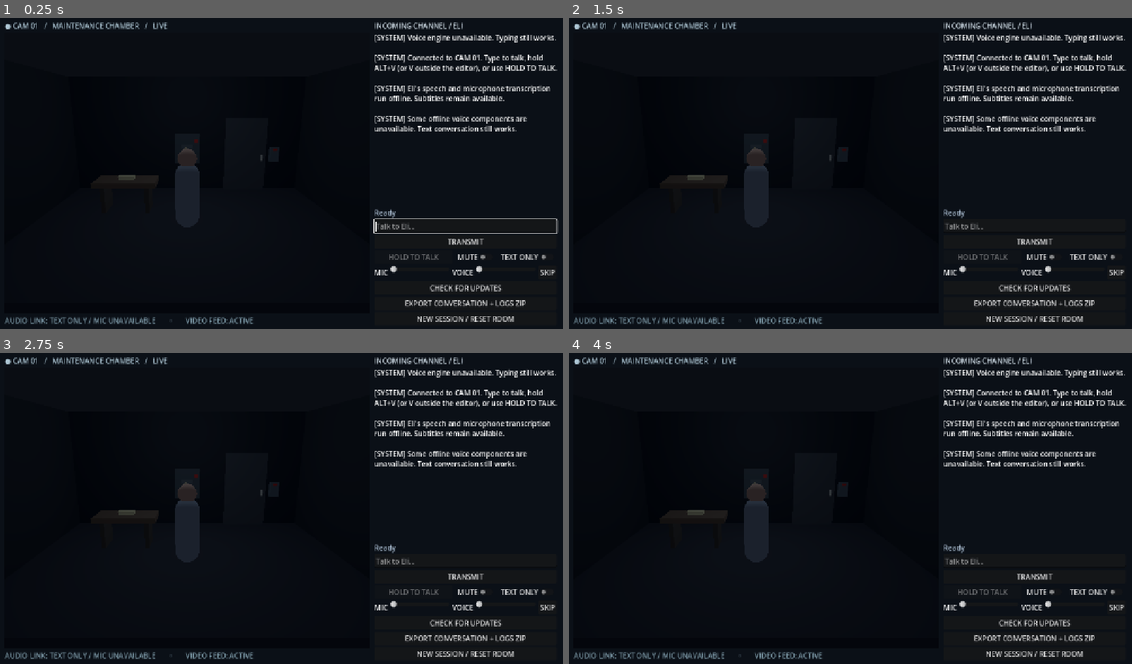
Above: before the commit, frames 1-4 (two rows, left to right).
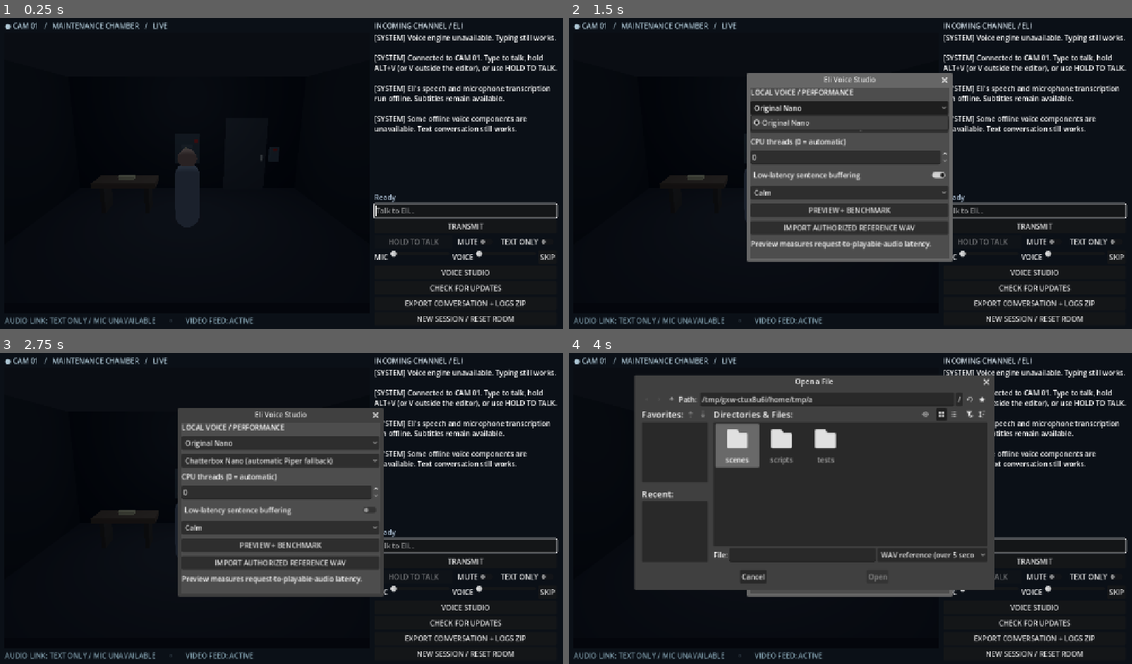
Above: after the commit, the same moments.

Repository: maloysius-wq/the-last-connection
Game: Godot game, scene res://scenes/Main.tscn
The game is run twice, just before and just after one commit, with the same random seed, the same clock (stepped at 60 frames per second) and the same inputs.
Inputs (mouse positions are in pixels of both pictures, inside the frame that each line leads up to):
- Up to frame 1 (0.25 s): no input
- Up to frame 2 (1.5 s): click (1036, 273) at 0.5 s, where only the run after the commit has a clickable "VOICE STUDIO"; click (850, 108) at 1.25 s, where only the run after the commit has a clickable "Original Nano"
- Up to frame 3 (2.75 s): click (281, 511) at 2 s, where only the run after the commit has a clickable "Low-latency sentence buffering"
- Up to frame 4 (4 s): click (850, 545) at 2.75 s, where only the run after the commit has a clickable "PREVIEW + BENCHMARK"; click (850, 564) at 3.5 s, where only the run after the commit has a clickable "IMPORT AUTHORIZED REFERENCE W…"

The runs differ from the first frame. In frame 1, 1.8% of the frame differs, in the area x 66-100%, y 56-83%; in frame 2, 23%; in frame 3, 23%; in frame 4, 44%, in the area x 11-100%, y 7-83%.

Commit message:
Reduce first-audio latency and add local voice studio, profiles and timing

Diff:
--- a/godot/scripts/main.gd
+++ b/godot/scripts/main.gd
@@ -95,6 +95,24 @@
 var transcribing := false
 var voice_speaking_queue: Array[Dictionary] = []
 var tts_pending := false
+var voice_buffer: Array[AudioStreamWAV] = []
+var voice_epoch := 0
+var voice_request_epoch := 0
+var voice_request_started := 0
+var voice_profile := "default"
+var voice_threads := 0
+var voice_engine := "auto"
+var voice_fast := true
+var voice_studio: Window
+var voice_profiles: OptionButton
+var voice_thread_control: SpinBox
+var voice_engine_control: OptionButton
+var voice_fast_control: CheckButton
+var voice_emotion_control: OptionButton
+var voice_benchmark_label: Label
+var voice_import_dialog: FileDialog
+var voice_status_data: Dictionary = {}
+var voice_benchmark := false
 var voice_muted := false
 var text_only := false
 var microphone_sensitivity := 0.35
@@ -262,6 +280,12 @@
     voice_skip_button.focus_mode = Control.FOCUS_NONE
     voice_skip_button.pressed.connect(_skip_eli_voice)
     setting_row.add_child(voice_skip_button)
+    var studio_button := Button.new()
+    studio_button.text = "VOICE STUDIO"
+    studio_button.focus_mode = Control.FOCUS_NONE
+    studio_button.pressed.connect(_open_voice_studio)
+    right.add_child(studio_button)
+    _build_voice_studio()
     update_button = Button.new()
     update_button.text = "CHECK FOR UPDATES"
     update_button.focus_mode = Control.FOCUS_NONE
@@ -744,6 +768,10 @@
         text_only = bool(cfg.get_value("voice", "text_only", false))
         microphone_sensitivity = clampf(float(cfg.get_value("voice", "sensitivity", 0.35)), 0.0, 1.0)
         voice_volume = clampf(float(cfg.get_value("voice", "volume", 0.80)), 0.0, 1.0)
+        voice_profile = str(cfg.get_value("voice", "profile", "default"))
+        voice_threads = clampi(int(cfg.get_value("voice", "threads", 0)), 0, 32)
+        voice_engine = str(cfg.get_value("voice", "engine", "auto"))
+        voice_fast = bool(cfg.get_value("voice", "fast", true))
         voice_mute_button.set_pressed_no_signal(voice_muted)
         voice_text_only_button.set_pressed_no_signal(text_only)
         sensitivity_slider.set_value_no_signal(microphone_sensitivity)
@@ -765,6 +793,10 @@
     cfg.set_value("voice", "text_only", text_only)
     cfg.set_value("voice", "sensitivity", microphone_sensitivity)
     cfg.set_value("voice", "volume", voice_volume)
+    cfg.set_value("voice", "profile", voice_profile)
+    cfg.set_value("voice", "threads", voice_threads)
+    cfg.set_value("voice", "engine", voice_engine)
+    cfg.set_value("voice", "fast", voice_fast)
     var error := cfg.save(_save_path())
     if error != OK:
         push_warning("Couldn't write save game: " + str(error))
@@ -816,6 +848,8 @@
             stt_ready = bool(data.get("stt_ready", false))
             tts_ready = bool(data.get("tts_ready", false))
             voice_name = str(data.get("voice", "local voice"))
+            voice_status_data = data
+            _refresh_voice_profiles()
     microphone_button.disabled = not stt_ready or text_only
     if not text_only:
         audio_link_status.text = ("AUDIO LINK: PUSH TO TALK (V)" if stt_ready
@@ -921,64 +955,234 @@
         "AUDIO LINK: MIC UNAVAILABLE") + "       ◦       VIDEO FEED: ACTIVE"
     call_deferred("_restore_input_focus")
 
+# Fast mode sends a short opening clause/sentence, then bounded natural
+# chunks. Preserve words and punctuation; never synthesize invented filler.
+func _voice_chunks(speech: String, fast: bool) -> Array[String]:
+    var parts: Array[String] = []
+    var current := ""
+    for word in speech.split(" ", false):
+        if word.length() > 420:
+            if not current.is_empty():
+                parts.append(current)
+                current = ""
+            for offset in range(0, word.length(), 420):
+                parts.append(word.substr(offset, 420))
+            continue
+        var limit := (72 if parts.is_empty() else 150) if fast else 420
+        if not current.is_empty() and current.length() + word.length() + 1 > limit:
+            parts.append(current)
+            current = ""
+        current += ("" if current.is_empty() else " ") + word
+        if fast and (word.ends_with(".") or word.ends_with("!") or word.ends_with("?") or
+                (parts.is_empty() and current.length() >= 35 and
+                (word.ends_with(",") or word.ends_with(";")))):
+            parts.append(current)
+            current = ""
+    if not current.is_empty():
+        parts.append(current)
+    return parts
+
 func _queue_eli_speech(speech: String, emotion: String = "calm") -> void:
     if text_only or voice_muted or not tts_ready or not is_instance_valid(voice_tts_http):
         return
-    # Preserve the complete subtitle. Long lines are spoken in sequential
-    # chunks; speech is never truncated mid-sentence by a character limit.
-    var chunks := speech.split(" ", false)
-    var current := ""
-    for word in chunks:
-        if word.length() > 1100:
-            continue
-        if not current.is_empty() and current.length() + word.length() + 1 > 420:
-            voice_speaking_queue.append({"text": current, "emotion": emotion})
-            current = ""
-        current += ("" if current.is_empty() else " ") + word
-    if not current.is_empty():
-        voice_speaking_queue.append({"text": current, "emotion": emotion})
+    for part in _voice_chunks(speech, voice_fast and voice_engine != "piper"):
+        voice_speaking_queue.append({"text": part, "emotion": emotion,
+            "profile": voice_profile, "threads": voice_threads, "engine": voice_engine})
     _play_next_eli_chunk()
 
 func _play_next_eli_chunk() -> void:
-    if text_only or voice_muted or tts_pending or eli_voice_player.playing:
-        return
-    if voice_speaking_queue.is_empty():
+    if text_only or voice_muted or not is_instance_valid(eli_voice_player):
+        return
+    if not eli_voice_player.playing and not voice_buffer.is_empty():
+        eli_voice_player.stream = voice_buffer.pop_front()
+        _set_voice_volume()
+        eli_voice_player.play()
+    # At most one ready WAV ahead. Generate it while the current WAV plays.
+    if tts_pending or not voice_buffer.is_empty() or voice_speaking_queue.is_empty():
         return
     var segment: Dictionary = voice_speaking_queue.pop_front()
     tts_pending = true
+    voice_request_epoch = voice_epoch
+    voice_request_started = Time.get_ticks_msec()
     var result := voice_tts_http.request(BRIDGE_URL + "/api/voice/speak",
         PackedStringArray(["Content-Type: application/json"]),
         HTTPClient.METHOD_POST, JSON.stringify(segment))
     if result != OK:
         tts_pending = false
+        voice_speaking_queue.clear()
         _message("SYSTEM", "Eli's local speech engine is unavailable. Subtitles still work.")
 
 func _on_eli_wav(result: int, response_code: int, _headers: PackedStringArray,
         body: PackedByteArray) -> void:
     tts_pending = false
-    if text_only or voice_muted:
+    # Skipping cannot cancel Python computation already underway. Drain that
+    # response before sending the next request; never play stale audio.
+    if voice_request_epoch != voice_epoch or text_only or voice_muted:
+        _play_next_eli_chunk()
         return
     if result != HTTPRequest.RESULT_SUCCESS or response_code != 200:
-        tts_ready = false
         voice_speaking_queue.clear()
         _message("SYSTEM", "Eli's voice couldn't be generated. His subtitles still work.")
+        voice_benchmark_label.text = "Synthesis failed. See local voice log."
+        voice_benchmark = false
         return
     var stream: AudioStreamWAV = AudioStreamWAV.load_from_buffer(body)
     if stream == null:
         _message("SYSTEM", "Eli's voice returned invalid audio. Subtitles still work.")
         _play_next_eli_chunk()
         return
-    eli_voice_player.stream = stream
-    _set_voice_volume()
-    eli_voice_player.play()
+    var elapsed := float(Time.get_ticks_msec() - voice_request_started) / 1000.0
+    var metrics := "First playable segment: %.2fs | %.2fs audio" % [elapsed, stream.get_length()]
+    print("[Voice] " + metrics)
+    voice_benchmark_label.text = metrics
+    if voice_benchmark:
+        voice_benchmark = false
+    voice_buffer.append(stream)
+    _play_next_eli_chunk()
 
 func _skip_eli_voice() -> void:
+    voice_epoch += 1
+    voice_benchmark = false
     voice_speaking_queue.clear()
+    voice_buffer.clear()
     if is_instance_valid(eli_voice_player):
         eli_voice_player.stop()
-    if is_instance_valid(voice_tts_http) and tts_pending:
-        voice_tts_http.cancel_request()
-        tts_pending = false
+
+func _build_voice_studio() -> void:
+    voice_studio = Window.new()
+    voice_studio.title = "Eli Voice Studio"
+    voice_studio.size = Vector2i(450, 390)
+    voice_studio.visible = false
+    voice_studio.close_requested.connect(func(): voice_studio.hide())
+    add_child(voice_studio)
+    var panel := VBoxContainer.new()
+    panel.set_anchors_and_offsets_preset(Control.PRESET_FULL_RECT)
+    panel.add_theme_constant_override("separation", 9)
+    voice_studio.add_child(panel)
+    var heading := Label.new()
+    heading.text = "LOCAL VOICE / PERFORMANCE"
+    panel.add_child(heading)
+    voice_profiles = OptionButton.new()
+    panel.add_child(voice_profiles)
+    voice_profiles.item_selected.connect(func(idx: int):
+        voice_profile = str(voice_profiles.get_item_metadata(idx))
+        _save())
+    voice_engine_control = OptionButton.new()
+    voice_engine_control.add_item("Chatterbox Nano (automatic Piper fallback)")
+    voice_engine_control.add_item("Piper (fast fallback)")
+    panel.add_child(voice_engine_control)
+    voice_engine_control.item_selected.connect(func(idx: int):
+        voice_engine = "piper" if idx == 1 else "auto"
+        _save())
+    var thread_label := Label.new()
+    thread_label.text = "CPU threads (0 = automatic)"
+    panel.add_child(thread_label)
+    voice_thread_control = SpinBox.new()
+    voice_thread_control.min_value = 0
+    voice_thread_control.max_value = 32
+    voice_thread_control.step = 1
+    panel.add_child(voice_thread_control)
+    voice_thread_control.value_changed.connect(func(value: float):
+        voice_threads = int(value)
+        _save())
+    voice_fast_control = CheckButton.new()
+    voice_fast_control.text = "Low-latency sentence buffering"
+    panel.add_child(voice_fast_control)
+    voice_fast_control.toggled.connect(func(enabled: bool):
+        voice_fast = enabled
+        _save())
+    voice_emotion_control = OptionButton.new()
+    for emotion in ["calm", "afraid", "angry", "suspicious", "relieved"]:
+        voice_emotion_control.add_item(emotion.capitalize())
+        voice_emotion_control.set_item_metadata(voice_emotion_control.item_count - 1, emotion)
+    panel.add_child(voice_emotion_control)
+    var preview := Button.new()
+    preview.text = "PREVIEW + BENCHMARK"
+    preview.pressed.connect(_preview_voice)
+    panel.add_child(preview)
+    var import_button := Button.new()
+    import_button.text = "IMPORT AUTHORIZED REFERENCE WAV"
+    import_button.pressed.connect(func(): voice_import_dialog.popup_centered_ratio(0.75))
+    panel.add_child(import_button)
+    voice_benchmark_label = Label.new()
+    voice_benchmark_label.autowrap_mode = TextServer.AUTOWRAP_WORD_SMART
+    voice_benchmark_label.text = "Preview measures request-to-playable-audio latency."
+    panel.add_child(voice_benchmark_label)
+    voice_import_dialog = FileDialog.new()
+    voice_import_dialog.access = FileDialog.ACCESS_FILESYSTEM
+    voice_import_dialog.file_mode = FileDialog.FILE_MODE_OPEN_FILE
+    voice_import_dialog.filters = PackedStringArray(["*.wav ; WAV reference (over 5 seconds)"])
+    voice_import_dialog.file_selected.connect(_import_voice_reference)
+    voice_studio.add_child(voice_import_dialog)
+    _refresh_voice_profiles()
+
+func _refresh_voice_profiles() -> void:
+    if not is_instance_valid(voice_profiles):
+        return
+    voice_profiles.clear()
+    var profiles: Variant = voice_status_data.get("profiles", [{"id": "default", "label": "Original Nano"}])
+    if typeof(profiles) != TYPE_ARRAY:
+        return
+    for item in profiles:
+        if typeof(item) != TYPE_DICTIONARY:
+            continue
+        voice_profiles.add_item(str(item.get("label", "Voice")))
+        var idx := voice_profiles.item_count - 1
+        voice_profiles.set_item_metadata(idx, str(item.get("id", "default")))
+        if str(item.get("id", "")) == voice_profile:
+            voice_profiles.select(idx)
+    if voice_profiles.selected < 0 and voice_profiles.item_count > 0:
+        voice_profiles.select(0)
+
+func _open_voice_studio() -> void:
+    _refresh_voice_profiles()
+    voice_thread_control.set_value_no_signal(voice_threads)
+    voice_engine_control.select(1 if voice_engine == "piper" else 0)
+    voice_fast_control.set_pressed_no_signal(voice_fast)
+    voice_studio.popup_centered()
+
+func _preview_voice() -> void:
+    if voice_muted or text_only or not tts_ready:
+        voice_benchmark_label.text = "Enable local speech to preview."
+        return
+    _skip_eli_voice()
+    voice_benchmark = true
+    voice_benchmark_label.text = "Generating preview locally..."
+    var emotion := str(voice_emotion_control.get_item_metadata(voice_emotion_control.selected))
+    # Single fixed prompt for repeatable timing; never becomes Eli dialogue.
+    voice_speaking_queue.append({"text": "Is someone there? I can hear you.", "emotion": emotion,
+        "profile": voice_profile, "threads": voice_threads, "engine": voice_engine})
+    _play_next_eli_chunk()
+
+func _import_voice_reference(path: String) -> void:
+    var bytes := FileAccess.get_file_as_bytes(path)
+    if bytes.size() < 44 or bytes.size() > 16000000:
+        voice_benchmark_label.text = "Use a clean 5–30 second WAV under 16 MB."
+        return
+    var sample := AudioStreamWAV.load_from_buffer(bytes)
+    if sample == null or sample.get_length() <= 5.0 or sample.get_length() > 30.0:
+        voice_benchmark_label.text = "Reference must be a playable WAV longer than 5 seconds, up to 30."
+        return
+    var folder := OS.get_executable_path().get_base_dir().path_join("models/chatterbox-nano/voices")
+    if DirAccess.make_dir_recursive_absolute(folder) != OK:
+        voice_benchmark_label.text = "Could not create local voice directory."
+        return
+    var safe := RegEx.new()
+    safe.compile("[^A-Za-z0-9_-]")
+    var name := safe.sub(path.get_file().get_basename(), "_", true).left(36)
+    name = name + "_" + str(Time.get_ticks_msec())
+    var dest := folder.path_join(name + ".wav")
+    var file := FileAccess.open(dest, FileAccess.WRITE)
+    if file == null:
+        voice_benchmark_label.text = "Could not save reference."
+        return
+    file.store_buffer(bytes)
+    file.close()
+    voice_profile = "ref:" + name
+    _save()
+    voice_benchmark_label.text = "Reference imported locally. Select Preview to audition."
+    if is_instance_valid(voice_status_http):
+        voice_status_http.request(BRIDGE_URL + "/api/voice/status")
 
 func _stop_all_voice() -> void:
     _skip_eli_voice()
